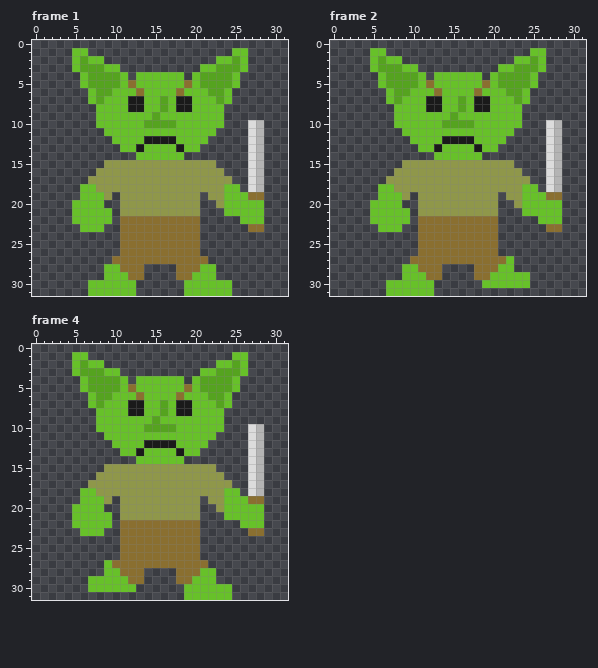
A pixel-art file gets an edit: Roguelike TBS/Assets/Sprites/Aseprite Files/GoblinWalk.ase. Above: the version before the commit.
32x32 pixels, 5 frames. Colours within 5 levels of each other are drawn and written as one. Shown: frame 1, frame 2, frame 4. The commit also changed other frames, which this record leaves out.
The result:
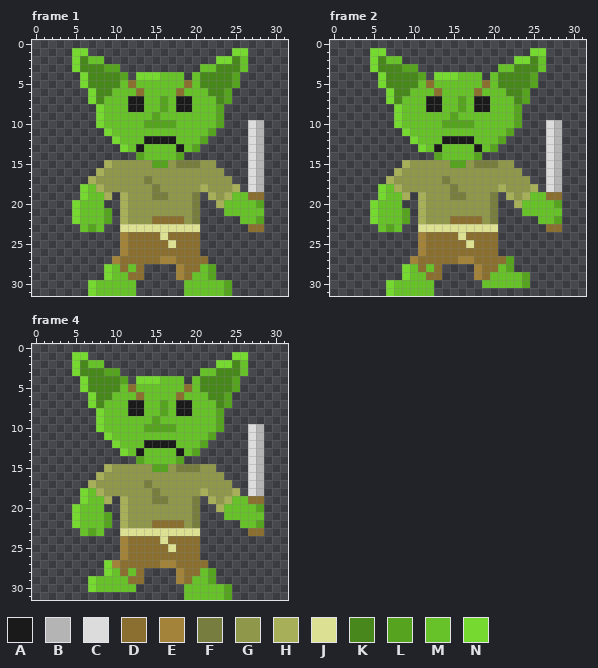
Palette (. is transparent): A #1a1a1a  B #b4b4b4  C #dcdcdc  D #8a6f30  E #a38339  F #777d3e  G #8f974a  H #a7b058  J #dce092  K #48871b  L #55a31f  M #67c129  N #76d930
The edit:
Changed rows in their new state; - is an unchanged pixel.
Frame 1:
first column x 5:
 1 NN------------------NN--
 2 NK----------------NNK---
 3 NKKKLL------------KKK---
 4 -NKKKKL-NNN-----KKKKL---
 5 -NKKKK----------KKKKL---
 6 --NKK------------KKL----
 7 --NK--------------KL----
 8 ---N--------------L-----
 9 ---N--------------L-----
10 ---N--------------L-----
11 ----N------------L------
12 -----N----------L-------
13 ------N--------L--------
14 --------L----L----------
15 ----H-----LL-FFF--------
16 ---H--------------------
17 --H------F--------------
18 -N-H------F-----H--GH---
19 -N--H-H---FF---F-H-H----
20 N-----H--------F--H----L
21 N---L-H--------F--------
22 N---L-HGGG----GF-------L
23 --L---JJJJJJJJJJ--------
24 ------E----J------------
25 ------E-----J-----------
26 ------E-----------------
27 -----E-----EE-----------
28 ----N--M-----E---L------
29 ----N--------E---L------
30 --N----------------L----
31 --N----------------L----
Frame 2:
first column x 5:
 1 NN------------------NN--
 2 NK----------------NNK---
 3 NKKKLL------------KKK---
 4 -NKKKKL-NNN-----KKKKL---
 5 -NKKKK----------KKKKL---
 6 --NKK------------KKL----
 7 --NK--------------KL----
 8 ---N--------------L-----
 9 ---N--------------L-----
10 ---N--------------L-----
11 ----N------------L------
12 -----N----------L-------
13 ------N--------L--------
14 --------L----L----------
15 ----H-----LL-FFF--------
16 ---H--------------------
17 --H------F--------------
18 -N-H------F-----H--GH---
19 -N--H-H---FF---F-H-H----
20 N-----H--------F--H----L
21 N---L-H--------F--------
22 N---L-HGGG----GF-------L
23 --L---JJJJJJJJJJ--------
24 ------E----J------------
25 ------E-----J-----------
26 ------E-----------------
27 -----E-----EE----L------
28 ----N--M-----E---L------
29 ----N--------E-----L----
30 --N----------------L----
31 --N---------------------
Frame 4:
first column x 5:
 1 NN------------------NN--
 2 NK----------------NNK---
 3 NKKKLL------------KKK---
 4 -NKKKKL-NNN-----KKKKL---
 5 -NKKKK----------KKKKL---
 6 --NKK------------KKL----
 7 --NK--------------KL----
 8 ---N--------------L-----
 9 ---N--------------L-----
10 ---N--------------L-----
11 ----N------------L------
12 -----N----------L-------
13 ------N--------L--------
14 --------L----L----------
15 ----H-----LL-FFF--------
16 ---H--------------------
17 --H------F--------------
18 -N-H------F-----H--GH---
19 -N--H-H---FF---F-H-H----
20 N-----H--------F--H----L
21 N---L-H--------F--------
22 N---L-HGGG----GF-------L
23 --L---JJJJJJJJJJ--------
24 ------E----J------------
25 ------E-----J-----------
26 ------E-----------------
27 ----NE-----EE-----------
28 ----N--M-----E---L------
29 --N----------E---L------
30 --N----------------L----
31 -------------------L----
